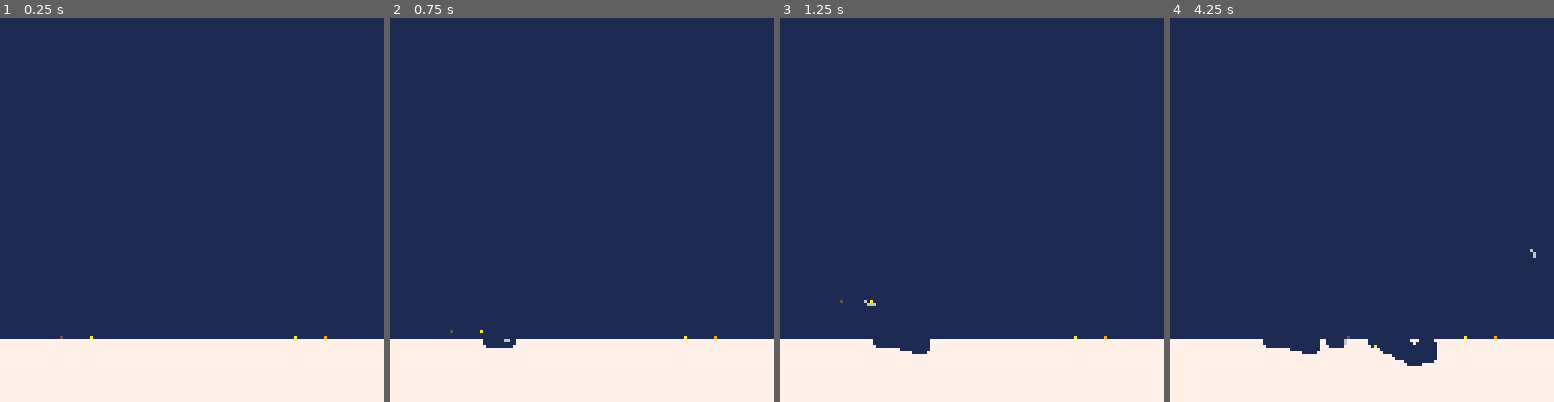
Above: before the commit, frames 1-4 (left to right).
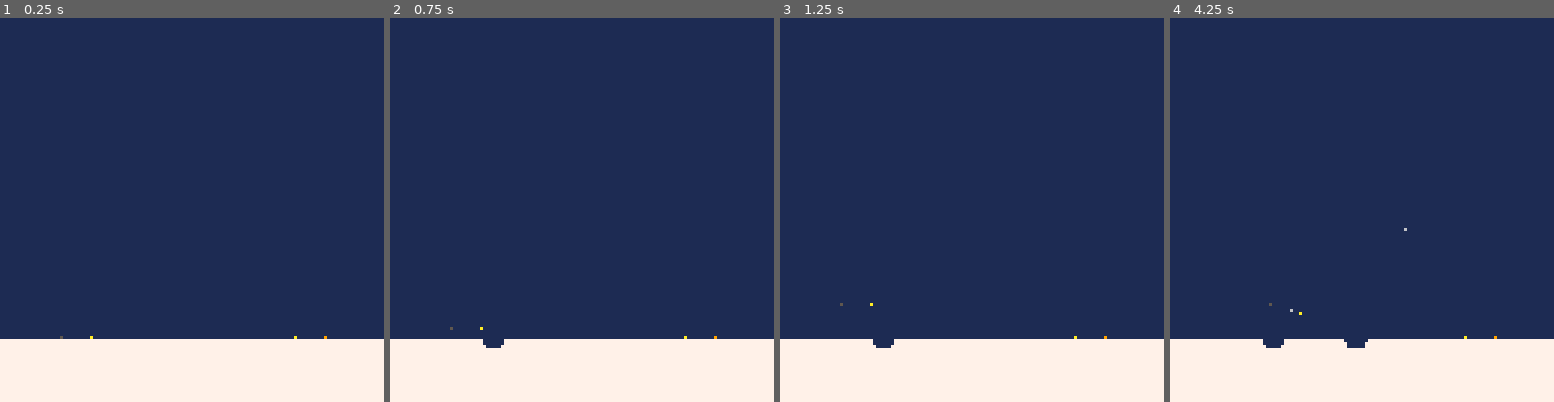
Above: after the commit, the same moments.

Repository: iamapea/miniature_jam
Game: PICO-8 cartridge mini.p8
The game is run twice, just before and just after one commit, with the same random seed, the same clock (stepped at 60 frames per second) and the same inputs.
Inputs:
- Up to frame 1 (0.25 s): no input
- Up to frame 2 (0.75 s): tap X (X key) at 0.33 s; tap O (Z key) at 0.7 s
- Up to frame 3 (1.25 s): tap X (X key) at 1.07 s
- Up to frame 4 (4.25 s): hold Right 1.6-2.1 s; tap O (Z key) every 0.4 s from 1.7 to 4.1 s; tap X (X key) at 1.85, 2.97, 4.08 s; hold Up 2.15-2.42 s; hold Right 2.47-3.03 s; hold Left 3.08-3.58 s; hold Down 3.63-3.97 s; hold Right from 4.02 s (still down)

Frame 1 is identical in both runs. In frame 2, 0.1% of the frame differs, in the area x 15-33%, y 80-86%; in frame 3, 0.4%; in frame 4, 1.5%, in the area x 25-96%, y 54-91%.

Commit message:
cooldown

Diff:
--- a/mini.p8
+++ b/mini.p8
@@ -5,7 +5,7 @@
 -- hello world!
 function _init()
  -- game constants
- player_speed_x = 1
+ player_speed_x = 0.3
  jump_speed = 1
  bullet_speed = 1
  world_size_x = 127
@@ -15,6 +15,7 @@
  ground_height = 20
  grav_acc_bullet = 0.01
  grav_acc_player = 0.04
+ cooldown_bullet = 60
  ground_color = 7
  -- visual parameters
  col_ch = 10 --crosshair
@@ -53,6 +54,7 @@
   move_player(p)
   collision_ground(p)
   collision_edge(p)
+  if (p.cooldown>0) p.cooldown-=1
   p.jumps = false
  end
  for b in all(bullets) do
@@ -143,6 +145,7 @@
  it.ay = grav_acc_player
  it.c = c --color
  it.aim = aim
+ it.cooldown = 0
  it.is_explosive = false
  it.is_airborne = true
  it.jumps = false
@@ -242,10 +245,12 @@
 	  p.aim -= aim_speed
 	 end
 	 -- shoot
-	 if btn(❎,i) then
+	 if btn(❎,i) and
+	    p.cooldown == 0 then
 	  add(bullets,
 	      new_bullet(p.x,p.y,bullet_speed,
 	                 col_bullet,p.aim))
+	  p.cooldown += cooldown_bullet
 	 end
 	 -- jump
 	 if not p.is_airborne and
